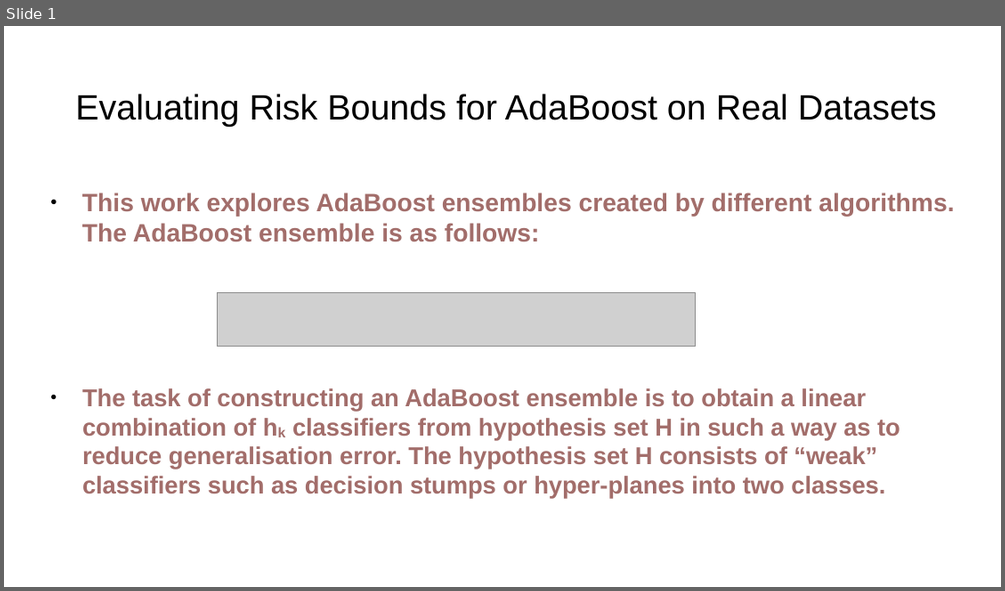
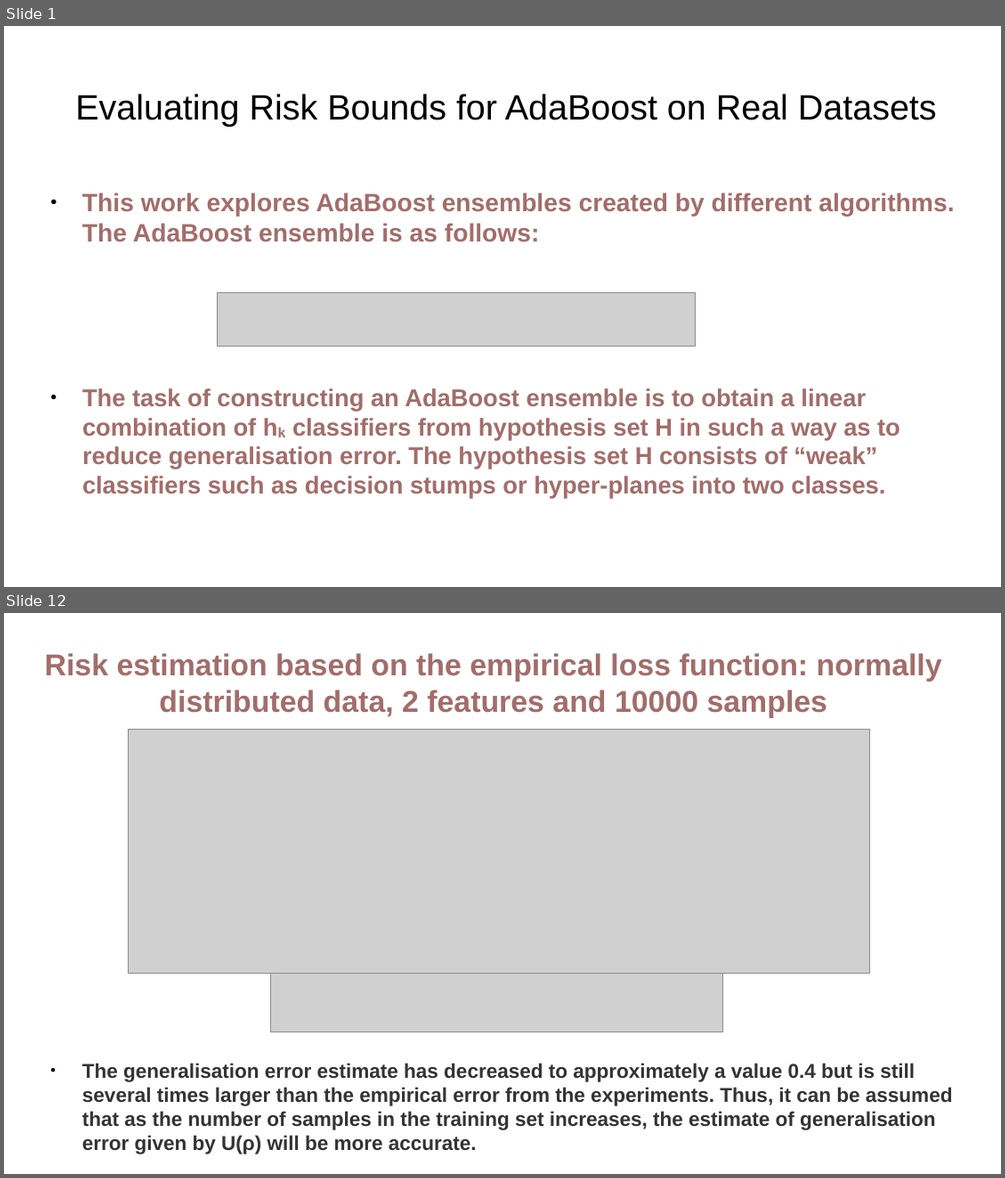
Before and after one commit to vkmbox/Ml-hse-final, a slide deck: output/presentation.pptx. Shown one above the other, each under a label of ours: slide 1 before the commit, slides 1 and 12 after it; the slides between them are not shown. The pictures are 1005x591 and 1005x1178 pixels, drawn with LibreOffice and Linux fonts; fonts in the diff are those of the drawing; grey boxes stand for pictures. Boxes give left, top, right and bottom in pixels: in the first picture for what was removed or moved away, otherwise in the second. Text is boxed around its words. In the diff, an @@ line names an element or a change of style, - is before the commit and + after.

```diff
--- a/output/presentation.pptx
+++ b/output/presentation.pptx
@@ slide 12 added at <box>4,613,1001,1174</box>, background #FFFFFF @@
@@ text added at <box>45,653,942,718</box>, 24 pt, text #A26D6A, bold @@
+Risk estimation based on the empirical loss function: normally distributed data, 2 features and 10000 samples
@@ picture added at <box>129,729,870,973</box> @@
@@ picture added at <box>271,973,723,1032</box> @@
@@ text added at <box>82,1062,953,1154</box>, 16 pt, text #333333, bold @@
+● The generalisation error estimate has decreased to approximately a value 0.4 but is still several times larger than the empirical error from the experiments. Thus, it can be assumed that as the number of samples in the training set increases, the estimate of generalisation error given by U(ρ) will be more accurate.
```
Also in this commit, not shown: 12 other slides added, 1 slide removed, 1 other file.
